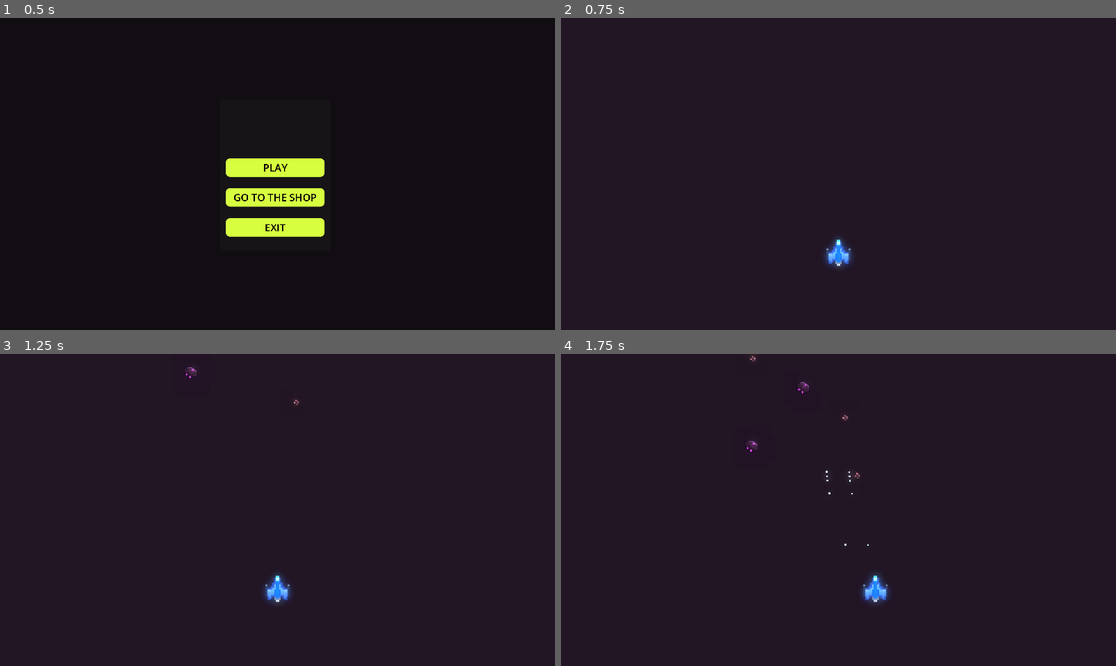
Above: before the commit, frames 1-4 (two rows, left to right).
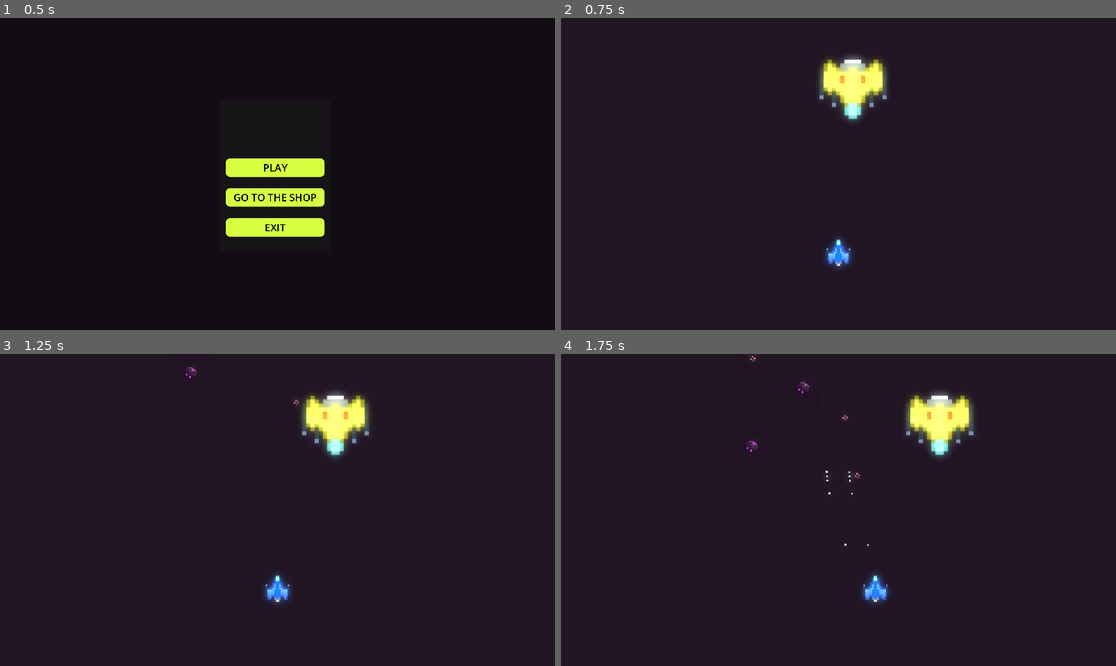
Above: after the commit, the same moments.

Repository: kir-55/StatekKosmiczny
Game: Godot game, scene res://menus/play.tscn
The game is run twice, just before and just after one commit, with the same random seed, the same clock (stepped at 60 frames per second) and the same inputs.
Inputs (mouse positions are in pixels of both pictures, inside the frame that each line leads up to):
- Up to frame 1 (0.5 s): no input
- Up to frame 2 (0.75 s): click "PLAY" at 0.5 s
- Up to frame 3 (1.25 s): no input
- Up to frame 4 (1.75 s): move the mouse to (960, 494) at 1.27 s; press the mouse at (960, 494) at 1.28 s; hold Right (right) from 1.28 s (still down)

Frame 1 is identical in both runs. In frame 2, 1.9% of the frame differs, in the area x 46-59%, y 12-34%; in frame 3, 1.9%; in frame 4, 1.9%, in the area x 62-75%, y 12-34%.

Commit message:
Added a boss that has two states: move left-right, attack burst

Diff:
--- a/game.tscn
+++ b/game.tscn
@@ -1,6 +1,7 @@
-[gd_scene load_steps=31 format=3 uid="uid://g7duvjv0odhg"]
+[gd_scene load_steps=32 format=3 uid="uid://g7duvjv0odhg"]
 
 [ext_resource type="PackedScene" uid="uid://dbkru25acx0hn" path="res://prefabs/asteroid.tscn" id="1_7lsi1"]
+[ext_resource type="PackedScene" uid="uid://h1e431c6tby6" path="res://prefabs/boss.tscn" id="1_28pgr"]
 [ext_resource type="Script" path="res://camera_movement.gd" id="1_bfu4x"]
 [ext_resource type="Texture2D" uid="uid://chcopiexb25yv" path="res://graphics/cosmic_player_basic.png" id="1_l577p"]
 [ext_resource type="Script" path="res://scripts/player.gd" id="1_wrb64"]
@@ -96,6 +97,8 @@
 
 [node name="Game" type="Node2D"]
 
+[node name="Boss" parent="." instance=ExtResource("1_28pgr")]
+
 [node name="WorldEnvironment" type="WorldEnvironment" parent="."]
 environment = ExtResource("18_jyg3f")
 
@@ -133,6 +136,7 @@
 position = Vector2(1, 241)
 script = ExtResource("1_wrb64")
 root_node = NodePath("..")
+initial_health = 100.0
 speed = 600.0
 
 [node name="BulletsRefillerTimer" type="Timer" parent="Player"]
--- /dev/null
+++ b/prefabs/boss.tscn
@@ -0,0 +1,48 @@
+[gd_scene load_steps=8 format=3 uid="uid://h1e431c6tby6"]
+
+[ext_resource type="Texture2D" uid="uid://c8eqqc1tx4tpx" path="res://graphics/cosmic_player_best.png" id="1_5fhio"]
+[ext_resource type="Script" path="res://scripts/boss.gd" id="1_xjfmn"]
+[ext_resource type="Script" path="res://state machine/state_machine.gd" id="2_yj85h"]
+[ext_resource type="Script" path="res://state machine/boss/move.gd" id="4_ybt80"]
+[ext_resource type="PackedScene" uid="uid://dlao5bqqtxdva" path="res://prefabs/boss_bullet.tscn" id="6_62u0c"]
+[ext_resource type="Script" path="res://state machine/boss/attack_burst.gd" id="7_twyxm"]
+
+[sub_resource type="RectangleShape2D" id="RectangleShape2D_tokwp"]
+size = Vector2(215, 216)
+
+[node name="Boss" type="CharacterBody2D" groups=["enemies"]]
+z_index = 1
+script = ExtResource("1_xjfmn")
+
+[node name="Sprite2D" type="Sprite2D" parent="."]
+position = Vector2(0, -1.90735e-06)
+scale = Vector2(14.4922, 13.7035)
+texture = ExtResource("1_5fhio")
+flip_v = true
+
+[node name="CollisionShape2D" type="CollisionShape2D" parent="."]
+position = Vector2(1.5, -8)
+shape = SubResource("RectangleShape2D_tokwp")
+
+[node name="Cannons" type="Node2D" parent="."]
+
+[node name="CannonRight" type="Node2D" parent="Cannons"]
+position = Vector2(20, -45)
+
+[node name="CannonLeft" type="Node2D" parent="Cannons"]
+position = Vector2(-18, -45)
+
+[node name="State Machine" type="Node" parent="." node_paths=PackedStringArray("initial_state")]
+script = ExtResource("2_yj85h")
+initial_state = NodePath("Move")
+
+[node name="Move" type="Node" parent="State Machine" node_paths=PackedStringArray("boss")]
+script = ExtResource("4_ybt80")
+boss = NodePath("../..")
+
+[node name="AttackBurst" type="Node" parent="State Machine" node_paths=PackedStringArray("boss")]
+script = ExtResource("7_twyxm")
+boss = NodePath("../..")
+bullet_prefabs = Array[PackedScene]([ExtResource("6_62u0c")])
+
+[node name="AttackFollow" type="Node" parent="State Machine"]
--- /dev/null
+++ b/prefabs/boss_bullet.tscn
@@ -0,0 +1,39 @@
+[gd_scene load_steps=5 format=3 uid="uid://dlao5bqqtxdva"]
+
+[ext_resource type="Script" path="res://scripts/boss_bullet.gd" id="1_0xvmm"]
+
+[sub_resource type="RectangleShape2D" id="RectangleShape2D_3hy0w"]
+size = Vector2(3.00865, 3)
+
+[sub_resource type="Gradient" id="Gradient_3yh0b"]
+offsets = PackedFloat32Array(0.136364)
+colors = PackedColorArray(0.796078, 0.909804, 0.968627, 1)
+
+[sub_resource type="GradientTexture2D" id="GradientTexture2D_hxxtv"]
+gradient = SubResource("Gradient_3yh0b")
+width = 1
+height = 1
+fill_from = Vector2(1, 0)
+fill_to = Vector2(0.637615, 0.720183)
+
+[node name="BossBullet" type="Area2D"]
+script = ExtResource("1_0xvmm")
+
+[node name="CollisionShape2D" type="CollisionShape2D" parent="."]
+position = Vector2(5.97406, 6)
+scale = Vector2(6, 6)
+shape = SubResource("RectangleShape2D_3hy0w")
+
+[node name="Sprite2D" type="Sprite2D" parent="."]
+self_modulate = Color(1, 1, 0.996078, 1)
+position = Vector2(6.0255, 6.05144)
+scale = Vector2(17.949, 18.1029)
+texture = SubResource("GradientTexture2D_hxxtv")
+
+[node name="DestroyTimer" type="Timer" parent="."]
+one_shot = true
+autostart = true
+
+[connection signal="area_entered" from="." to="." method="_on_area_entered"]
+[connection signal="body_entered" from="." to="." method="_on_body_entered"]
+[connection signal="timeout" from="DestroyTimer" to="." method="_on_destroy_timer_timeout"]
--- /dev/null
+++ b/scripts/boss.gd
@@ -0,0 +1,25 @@
+extends CharacterBody2D
+
+@export var health = 100
+
+var y_speed
+var x_speed = 5
+@onready var player = get_tree().root.get_node("Game/Player")
+@onready var camera_center = get_tree().root.get_node("Game/Camera2D").get_screen_center_position().x
+
+func _ready():
+	position.x = camera_center
+	position.y = player.position.y - 600
+
+func _physics_process(delta):
+
+	y_speed = player.y_speed
+	velocity.y = y_speed * -1
+
+
+	move_and_slide()
+
+func take_damage(value):
+	health -= value
+	if health <= 0:
+		queue_free()
--- /dev/null
+++ b/scripts/boss_bullet.gd
@@ -0,0 +1,16 @@
+extends Area2D
+
+@export var speed = 600
+
+func _physics_process(delta):
+	position += Vector2.DOWN.rotated(global_rotation) * speed * delta
+
+
+func _on_destroy_timer_timeout():
+	queue_free()
+
+
+func _on_body_entered(body):
+	if body.is_in_group("player"):
+		body.take_damage(10)
+		queue_free()
--- a/scripts/bullet.gd
+++ b/scripts/bullet.gd
@@ -4,8 +4,6 @@
 
 func _physics_process(delta):
 	position += Vector2.UP.rotated(global_rotation) * speed * delta
-
-
 
 
 func _on_destroy_timer_timeout():
@@ -16,3 +14,9 @@
 		if area.is_in_group("asteroid"):
 			area.get_parent().take_damage(10)
 			queue_free()
+
+
+func _on_body_entered(body):
+	if body.is_in_group("enemies"):
+			body.take_damage(10)
+			queue_free()
--- a/scripts/menus/store.gd
+++ b/scripts/menus/store.gd
@@ -1,8 +1,9 @@
 extends Panel
 
-var player_tier = 0 # players current spaceship tier (idk how to add this) should be equal to actual player tier
+@onready var player_tier = 0 # players current spaceship tier (idk how to add this) should be equal to actual player tier
 
 func _ready():
+	print(player_tier)
 	if player_tier >= 2:
 		%UpgradeButton.disabled = true
 
--- a/scripts/player.gd
+++ b/scripts/player.gd
@@ -2,10 +2,16 @@
 
 @export var root_node: Node
 
+@export var initial_health := 300.0
 @export var speed: float = 300.0  # Maksymalna prędkość w osi X
 @export var y_speed: float = 500.0  # Prędkość w osi Y
 
 @export var smoothing_factor: float = 0.05  # Miękkość zmiany kierunku (0.0 - natychmiastowo, 1.0 - brak ruchu)
+
+var health
+
+func _ready():
+	health = initial_health
 
 func _physics_process(delta):
 	var direction = Input.get_axis("left", "right")
@@ -24,3 +30,9 @@
 
 	# Przesuń postać
 	move_and_slide()
+
+
+func take_damage(value):
+	health -= value
+	if health <= 0:
+		get_tree().change_scene_to_file("res://menus/play.tscn")
--- /dev/null
+++ b/state machine/boss/attack_burst.gd
@@ -0,0 +1,21 @@
+class_name BossAttackBurst
+extends State
+
+@export var boss : Node
+@export var bullet_prefabs: Array[PackedScene]
+@export var current_bullet_type: int
+@export var bullets_amount := 15
+@export var shooting_delay := 0.1
+
+var cannons: Array[Node]
+
+func Enter():
+	cannons = boss.get_node("Cannons").get_children()
+	if bullet_prefabs and bullet_prefabs.size() > 0 and current_bullet_type < bullet_prefabs.size():
+		for i in range(0, bullets_amount):
+			for cannon in cannons:
+				var bullet = bullet_prefabs[current_bullet_type].instantiate()
+				bullet.global_position = cannon.global_position
+				get_tree().root.get_node("Game").add_child(bullet)
+			await get_tree().create_timer(0.1).timeout
+	RequestTransition.emit(self, "Move")
--- /dev/null
+++ b/state machine/boss/move.gd
@@ -0,0 +1,22 @@
+class_name BossMove
+extends State
+
+@export var boss : Node
+
+var move_time
+
+func Enter():
+	move_time = randf_range(2.5, 7)
+
+func Update(delta: float):
+	if move_time > 0:
+		move_time -= delta
+	else:
+		RequestTransition.emit(self, "AttackBurst")
+
+func Physics_Update(delta: float):
+
+	if boss.is_on_wall():
+		boss.x_speed *= -1
+
+	boss.position.x += boss.x_speed
--- /dev/null
+++ b/state machine/state.gd
@@ -0,0 +1,16 @@
+class_name State
+extends Node
+
+signal RequestTransition
+
+func Enter():
+	pass
+
+func Exit():
+	pass
+
+func Update(_delta: float):
+	pass
+
+func Physics_Update(_delta: float):
+	pass
--- /dev/null
+++ b/state machine/state_machine.gd
@@ -0,0 +1,41 @@
+extends Node
+
+@export var initial_state : State
+
+var current_state : State
+var states : Dictionary = {}
+
+
+func _ready():
+	for child in get_children():
+		if child is State:
+			states[child.name.to_lower()] = child
+			child.RequestTransition.connect(on_child_transition)
+
+	if initial_state:
+		initial_state.Enter()
+		current_state = initial_state
+
+func _process(delta):
+	if current_state:
+		current_state.Update(delta)
+
+func _physics_process(delta):
+	if current_state:
+		current_state.Physics_Update(delta)
+
+func on_child_transition(state, new_state_name):
+	if state != current_state:
+		return
+
+	var new_state = states.get(new_state_name.to_lower())
+	if !new_state:
+		print("Nie znaleziono state'u")
+		return
+
+	if current_state:
+		current_state.Exit()
+
+	new_state.Enter()
+
+	current_state = new_state
